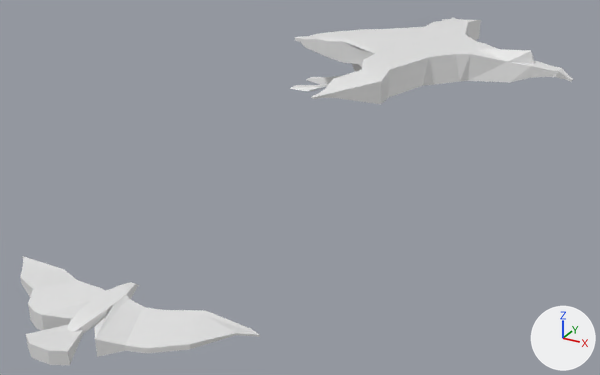
An edit to the Blender file BlenderModels/Environment/Fauna/Birds.blend, drawn before and after from the same camera.
Both versions are drawn from a camera (50 mm lens) standing at (6.83, -17.92, 5.93) and looking at (-0.35, -4.88, -0.59). The axes (+X, +Y, +Z) are drawn at lower right. The lights are the same throughout. The picture after the commit comes second.

The scene before the commit, as lines of its bpy script (objects in view):
```python
me_cube = bpy.data.meshes.new('Cube')
me_cube.from_pydata(...)  # 220 vertices, 218 faces; spans x -2.1..2.42, y -1.0..2.75, z -3.98..1.32
me_cube_001 = bpy.data.meshes.new('Cube.001')
me_cube_001.from_pydata(...)  # 130 vertices, 128 faces; spans x -13.7..14.1, y -7.0..5.7, z -1.0..1.0
ob_birds = bpy.data.objects.new('Birds', me_cube)
ob_birds.location = (0.0, 0.0, 1.0)
ob_birds.scale = (1.5, 1.5, 0.3)
_m = ob_birds.modifiers.new('Mirror', 'MIRROR')
_m.use_axis = (False, True, False)
_m.use_bisect_axis = (False, True, False)
ob_eagle = bpy.data.objects.new('Eagle', me_cube_001)
ob_eagle.location = (0.0, -11.01, 0.0)
ob_eagle.scale = (0.15, 0.15, 0.13)
```
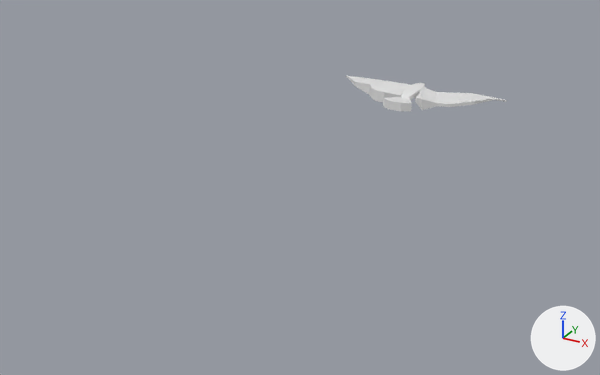
The edits, one by one:
Object 'Birds' (ob_birds) is deleted.
Object 'Eagle' (ob_eagle) moves from (0.0, -11.01, 0.0) to (0.0, 0.0, 0.0).

Changed parts and their boxes [x1, y1, x2, y2] in the pictures (600 x 375 px):
'Eagle', moved: before [20, 256, 260, 365]; after [346, 75, 507, 111]
'Birds', deleted: before [290, 18, 573, 104]
